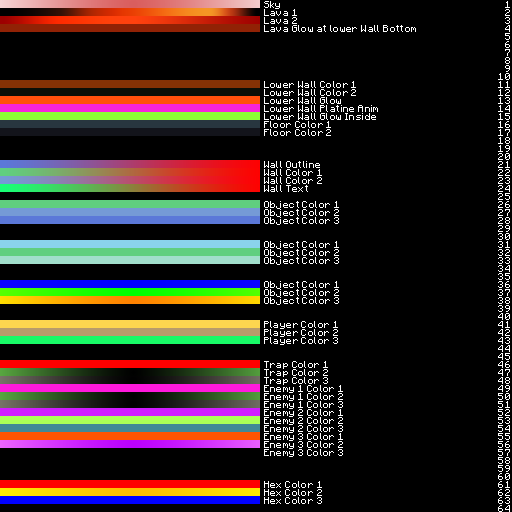
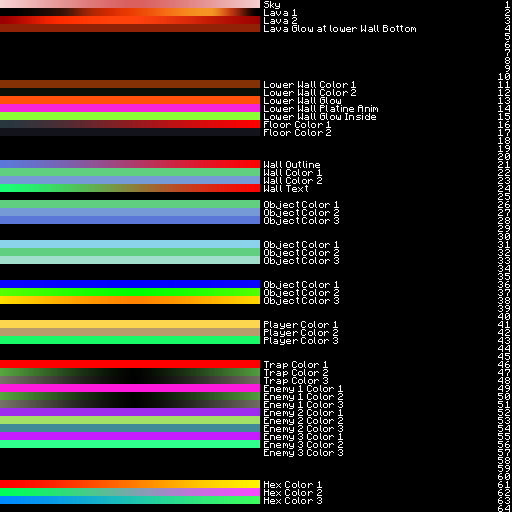
Two versions of the same layered image (512px x 512px). Layer-by-layer changes:
painted on "Rectangle 1" (10th of 13, in "Enemy Sputnik") over (x1=0, y1=408, x2=260, y2=416)
painted on "Rectangle 1 copy" (10th of 13, in "Enemy Sputnik") over (x1=0, y1=416, x2=260, y2=424)
painted on "Rectangle 1" (11th of 13, in "Enemy Sphere") over (x1=0, y1=432, x2=260, y2=440)
painted on "Rectangle 1 copy" (11th of 13, in "Enemy Sphere") over (x1=0, y1=440, x2=260, y2=448)
painted on "Rectangle 1 copy" (13th of 13, in "Hex Gegner") over (x1=0, y1=488, x2=260, y2=496)
painted on "Rectangle 1 copy 2" (13th of 13, in "Hex Gegner") over (x1=0, y1=496, x2=260, y2=504)
